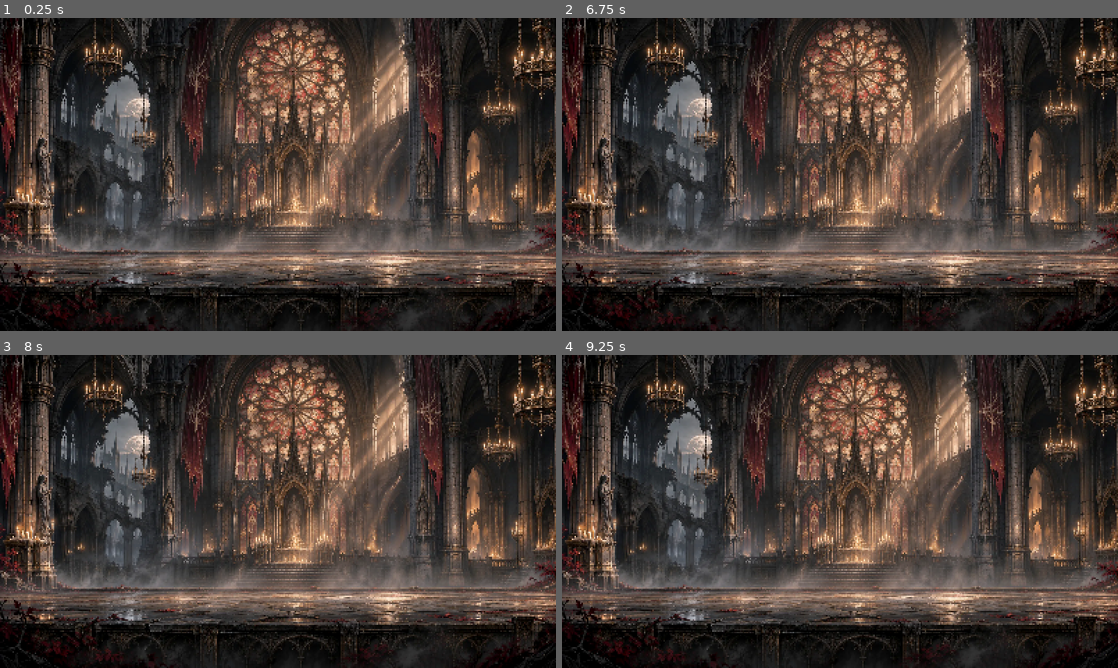
Above: before the commit, frames 1-4 (two rows, left to right).
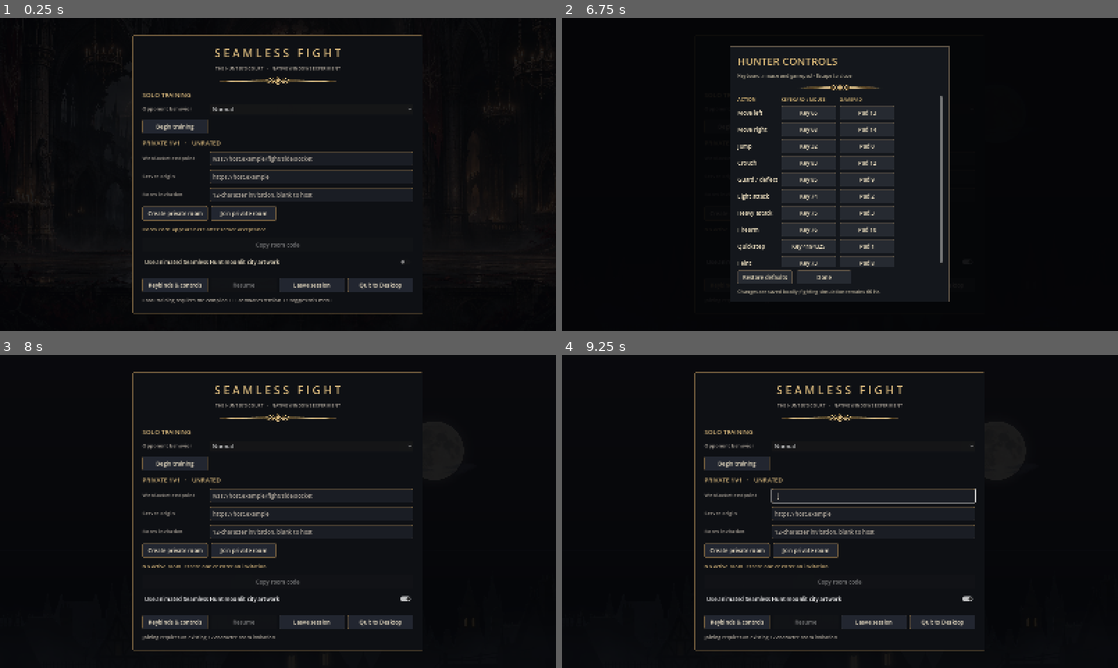
Above: after the commit, the same moments.

Repository: ProhorovIlja/seamless-fight
Game: Godot game, scene res://scenes/stage.tscn
Two runs of this game, one before a commit and one after it. Both use one fixed random seed, a clock stepped at 60 frames per second and the inputs below.
Inputs (mouse positions are in pixels of both pictures, inside the frame that each line leads up to):
- Up to frame 1 (0.25 s): no input
- Up to frame 2 (6.75 s): click (873, 108) at 0.5 s, where only the run after the commit has a clickable "Normal"; click (873, 108) at 1.25 s, where only the run after the commit has a clickable "Normal"; click (739, 127) at 2 s, where only the run after the commit has a clickable "Begin training"; click (739, 127) at 2.75 s, where only the run after the commit has a clickable "Begin training"; click (739, 212) at 3.5 s, where only the run after the commit has a clickable "Create private room"; click (840, 262) at 4.25 s, where only the run after the commit has a clickable "Use animated Seamless Hunt mo…"; click (873, 284) at 5 s, where only the run after the commit has a clickable "Leave session"; click (806, 212) at 5.75 s, where only the run after the commit has a clickable "Join private room"; click (739, 284) at 6.5 s, where only the run after the commit has a clickable "Keybinds & controls"
- Up to frame 3 (8 s): click (261, 614) at 7.25 s, where only the run after the commit has a clickable "Done"
- Up to frame 4 (9.25 s): tap Enter at 8 s; move the mouse to (962, 495) at 8.02 s; hold D (sf_right) 8.03-8.78 s; hold S (sf_crouch) 8.03-8.78 s; click (962, 495) at 8.17 s; tap Space (sf_jump) at 8.27, 8.75, 9.02 s; move the mouse to (728, 527) at 8.77 s; hold Down from 8.78 s (still down); tap J (sf_cut) at 8.85 s

The runs differ from the first frame. In frame 1, 71% of the frame differs, in the area x 0-100%, y 0-100%; in frame 2, 73%; in frame 3, 70%; in frame 4, 70%.

Commit message:
feat(native): provide accessible first-run game menu in Windows Godot stage

Diff:
--- a/experiments/godot-native-4.7/scenes/stage.tscn
+++ b/experiments/godot-native-4.7/scenes/stage.tscn
@@ -7,6 +7,7 @@
 [ext_resource type="Script" path="res://scripts/native_input_settings.gd" id="5_settings"]
 [ext_resource type="Script" path="res://scripts/native_online_session.gd" id="6_online"]
 [ext_resource type="Script" path="res://scripts/native_hud.gd" id="7_hud"]
+[ext_resource type="Script" path="res://scripts/native_menu.gd" id="8_menu"]
 
 [node name="Stage" type="Node3D"]
 script = ExtResource("1_stage")
@@ -40,3 +41,6 @@
 
 [node name="CombatHud" type="CanvasLayer" parent="."]
 script = ExtResource("7_hud")
+
+[node name="NativeMenu" type="CanvasLayer" parent="."]
+script = ExtResource("8_menu")
Not shown: 1 places in experiments/godot-native-4.7/scenes/stage.tscn that only renumber resources
